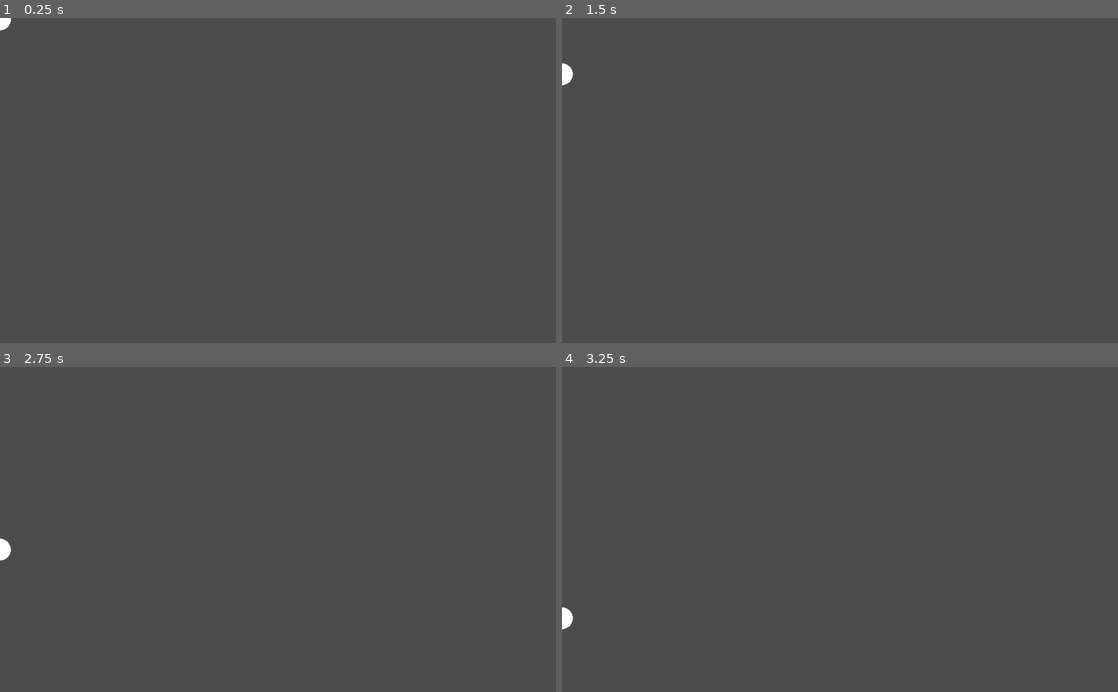
Above: before the commit, frames 1-4 (two rows, left to right).
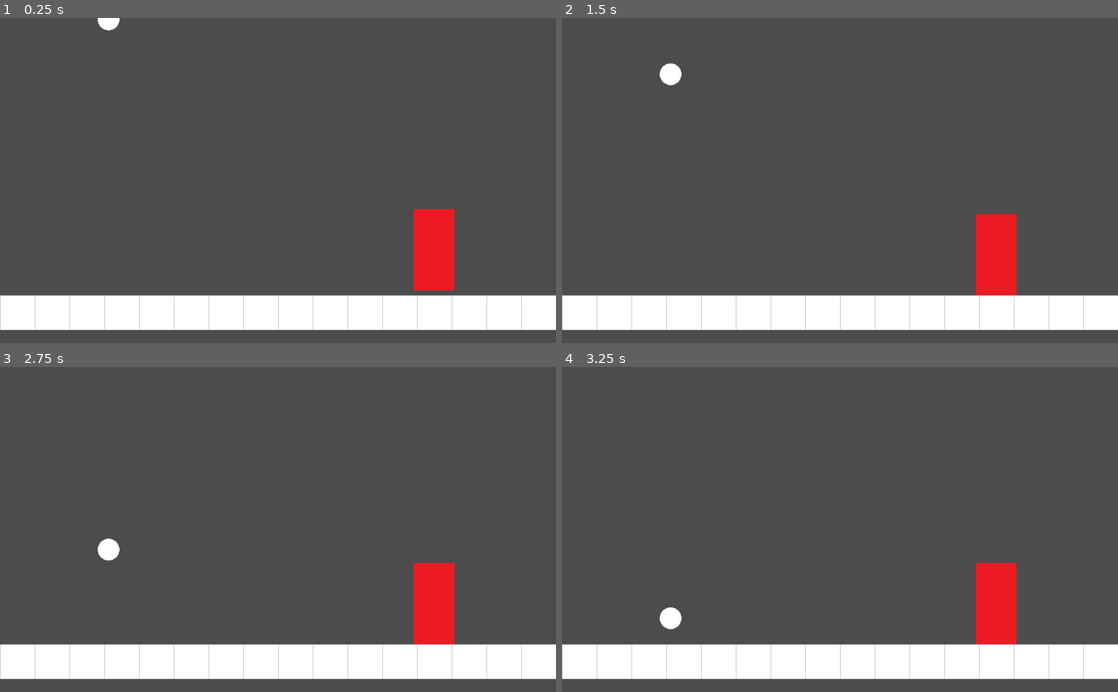
Above: after the commit, the same moments.

Repository: lthammond/CS315-P1-Airship_Assault
Game: Godot game, scene res://src/Level.tscn
Two runs of this game, one before a commit and one after it. Both use one fixed random seed, a clock stepped at 60 frames per second and the inputs below. The project has no main scene, so this scene is started directly.
Inputs:
- Up to frame 1 (0.25 s): no input
- Up to frame 2 (1.5 s): no input
- Up to frame 3 (2.75 s): no input
- Up to frame 4 (3.25 s): no input

The runs differ from the first frame. In frame 1, 13% of the frame differs, in the area x 0-100%, y 0-97%; in frame 2, 13%, in the area x 0-100%, y 13-97%; in frame 3, 13%; in frame 4, 13%.

Commit message:
Add placeholder assets

Diff:
--- a/project/src/Level.tscn
+++ b/project/src/Level.tscn
@@ -1,7 +1,44 @@
-[gd_scene load_steps=2 format=2]
+[gd_scene load_steps=6 format=2]
 
 [ext_resource path="res://src/Projectile.tscn" type="PackedScene" id=1]
+[ext_resource path="res://assets/placeholderTile.png" type="Texture" id=2]
+[ext_resource path="res://src/Target.tscn" type="PackedScene" id=3]
+
+[sub_resource type="ConvexPolygonShape2D" id=1]
+points = PoolVector2Array( 64, 64, 0, 64, 0, 0, 64, 0 )
+
+[sub_resource type="TileSet" id=2]
+0/name = "placeholderTile.png 0"
+0/texture = ExtResource( 2 )
+0/tex_offset = Vector2( 0, 0 )
+0/modulate = Color( 1, 1, 1, 1 )
+0/region = Rect2( 0, 0, 64, 64 )
+0/tile_mode = 0
+0/occluder_offset = Vector2( 0, 0 )
+0/navigation_offset = Vector2( 0, 0 )
+0/shape_offset = Vector2( 0, 0 )
+0/shape_transform = Transform2D( 1, 0, 0, 1, 0, 0 )
+0/shape = SubResource( 1 )
+0/shape_one_way = false
+0/shape_one_way_margin = 1.0
+0/shapes = [ {
+"autotile_coord": Vector2( 0, 0 ),
+"one_way": false,
+"one_way_margin": 1.0,
+"shape": SubResource( 1 ),
+"shape_transform": Transform2D( 1, 0, 0, 1, 0, 0 )
+} ]
+0/z_index = 0
 
 [node name="Level" type="Node2D"]
 
 [node name="Projectile" parent="." instance=ExtResource( 1 )]
+position = Vector2( 200, 0 )
+
+[node name="TileMap" type="TileMap" parent="."]
+tile_set = SubResource( 2 )
+format = 1
+tile_data = PoolIntArray( 524288, 0, 0, 524289, 0, 0, 524290, 0, 0, 524291, 0, 0, 524292, 0, 0, 524293, 0, 0, 524294, 0, 0, 524295, 0, 0, 524296, 0, 0, 524297, 0, 0, 524298, 0, 0, 524299, 0, 0, 524300, 0, 0, 524301, 0, 0, 524302, 0, 0, 524303, 0, 0 )
+
+[node name="Target" parent="." instance=ExtResource( 3 )]
+position = Vector2( 800, 425 )
--- /dev/null
+++ b/project/src/Target.gd
@@ -0,0 +1 @@
+extends RigidBody2D
--- /dev/null
+++ b/project/src/Target.tscn
@@ -0,0 +1,17 @@
+[gd_scene load_steps=4 format=2]
+
+[ext_resource path="res://src/Target.gd" type="Script" id=1]
+[ext_resource path="res://assets/placeholderTarget.png" type="Texture" id=2]
+
+[sub_resource type="RectangleShape2D" id=1]
+extents = Vector2( 37.5, 75 )
+
+[node name="Target" type="RigidBody2D"]
+script = ExtResource( 1 )
+
+[node name="CollisionShape2D" type="CollisionShape2D" parent="."]
+shape = SubResource( 1 )
+
+[node name="Sprite" type="Sprite" parent="."]
+scale = Vector2( 0.5, 0.5 )
+texture = ExtResource( 2 )
Binary file added: project/assets/placeholderTarget.png
Not shown, added: project/assets/placeholderTarget.png.import
Binary file added: project/assets/placeholderTile.png
Not shown, added: project/assets/placeholderTile.png.import
